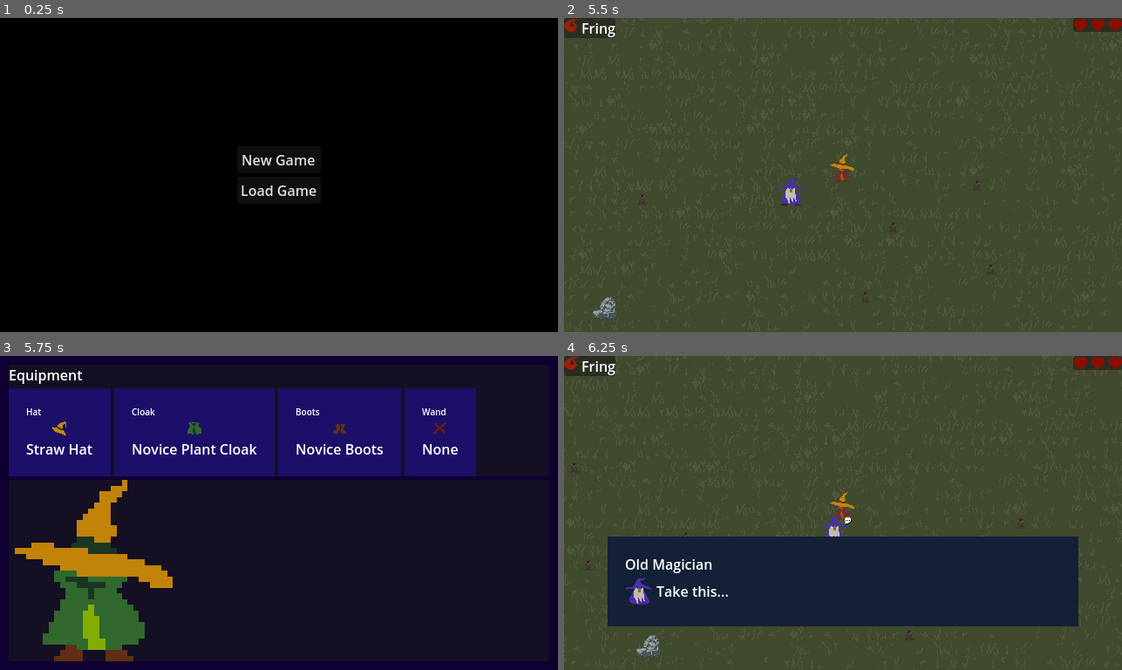
Above: before the commit, frames 1-4 (two rows, left to right).
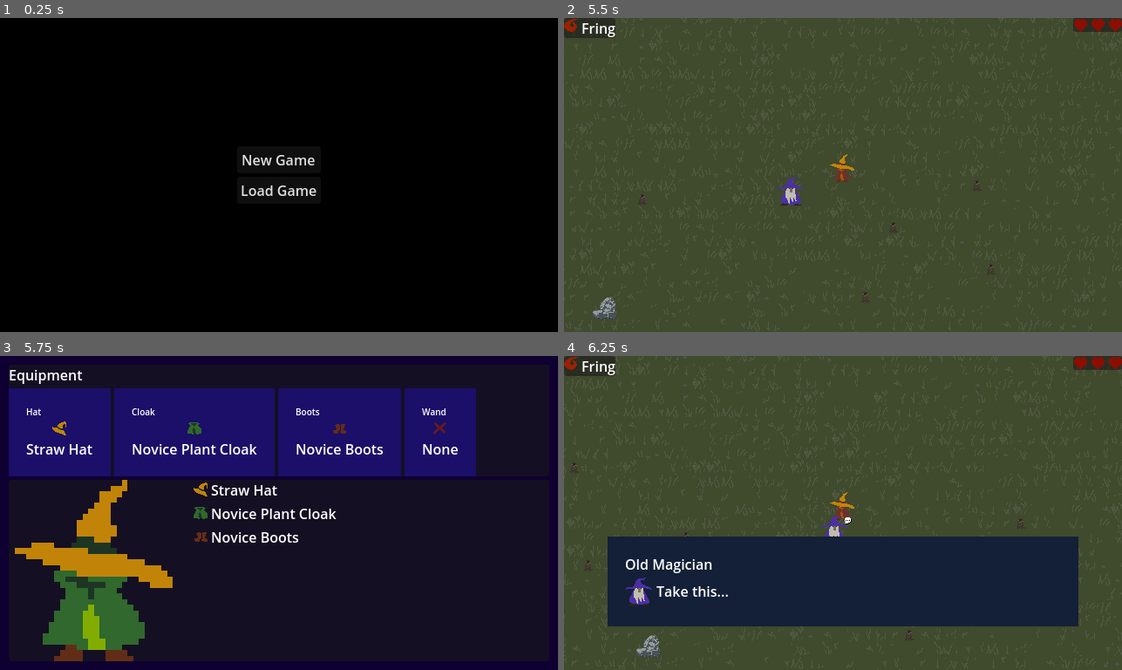
Above: after the commit, the same moments.

Repository: goshdarnheck/witchy-woods
Game: Godot game, scene res://main.tscn
Two runs of this game, one before a commit and one after it. Both use one fixed random seed, a clock stepped at 60 frames per second and the inputs below.
Inputs:
- Up to frame 1 (0.25 s): no input
- Up to frame 2 (5.5 s): click "New Game" at 0.5 s; click "AWAKEN" at 1.25 s; tap Enter at 2 s; hold D (right) 2.03-2.78 s; tap Space (action) at 2.1, 3.6, 5.1 s; hold S (down) 2.78-3.53 s; tap E (speak) at 2.85, 4.35 s; hold D (right) 3.53-4.28 s; hold W (up) 4.28-5.03 s; hold A (left) from 5.03 s (still down)
- Up to frame 3 (5.75 s): keep holding A (left); tap Tab (inventory) at 5.65 s
- Up to frame 4 (6.25 s): keep holding A (left); tap E (speak) at 5.85 s

Frames 1-2 are identical in both runs. In frame 3, 1.0% of the frame differs, in the area x 34-61%, y 40-60%; in frame 4, nothing differs.

Commit message:
List items in inventory

Diff:
--- a/manager.gd
+++ b/manager.gd
@@ -120,7 +120,6 @@
 	Overlay.add_child(instance);
 
 	if content:
-		print(content)
 		instance.setContent(content);
 
 func _clear_overlay():
--- a/ui/Inventory.gd
+++ b/ui/Inventory.gd
@@ -5,6 +5,22 @@
 	set_equip("cloak", content.equipment.cloak);
 	set_equip("boots", content.equipment.boots);
 	set_equip("wand", content.equipment.wand);
+
+	set_inventory_list(content.inventory);
+
+func set_inventory_list(inventory):
+	var item_scene = load("res://ui/bits/inv_list_item.tscn");
+	var node = find_child("Items");
+
+	for i in range(0, node.get_child_count()):
+		node.get_child(i).queue_free();
+
+	for cat in inventory:
+		for item in inventory[cat]:
+			var instance = item_scene.instantiate();
+			instance.find_child("Name").text = item.name;
+			instance.find_child("Icon").texture = load("res://textures/" + item.image);
+			node.add_child(instance);
 
 func set_equip(type, item):
 	if item and "type" in item and type == item.type:
--- /dev/null
+++ b/ui/bits/inv_list_item.tscn
@@ -0,0 +1,17 @@
+[gd_scene load_steps=2 format=3 uid="uid://jnq8t8ao2xa5"]
+
+[ext_resource type="Texture2D" uid="uid://dby20g081si1x" path="res://textures/x-16.png" id="1_pltp1"]
+
+[node name="InvListItem" type="HBoxContainer"]
+
+[node name="Icon" type="TextureRect" parent="."]
+layout_mode = 2
+size_flags_horizontal = 4
+size_flags_vertical = 4
+texture = ExtResource("1_pltp1")
+stretch_mode = 2
+
+[node name="Name" type="Label" parent="."]
+layout_mode = 2
+text = "Item Name
+"
--- a/ui/inventory.tscn
+++ b/ui/inventory.tscn
@@ -1,9 +1,10 @@
-[gd_scene load_steps=6 format=3 uid="uid://c4kq6w0a3clwt"]
+[gd_scene load_steps=7 format=3 uid="uid://c4kq6w0a3clwt"]
 
 [ext_resource type="Script" path="res://ui/Inventory.gd" id="1_4k2u2"]
 [ext_resource type="StyleBox" uid="uid://bkauimjeafhoj" path="res://ui/bits/panel-style.tres" id="2_6ifre"]
 [ext_resource type="Texture2D" uid="uid://dby20g081si1x" path="res://textures/x-16.png" id="3_neiad"]
 [ext_resource type="Texture2D" uid="uid://dcaps0fabgh5d" path="res://textures/plant-player.png" id="4_4r6u5"]
+[ext_resource type="PackedScene" uid="uid://jnq8t8ao2xa5" path="res://ui/bits/inv_list_item.tscn" id="5_007qe"]
 
 [sub_resource type="StyleBoxFlat" id="StyleBoxFlat_3tgxs"]
 bg_color = Color(0.054902, 0, 0.192157, 1)
@@ -141,8 +142,22 @@
 layout_mode = 2
 size_flags_vertical = 3
 
-[node name="TextureRect" type="TextureRect" parent="HBoxContainer/Player"]
+[node name="HBoxContainer" type="HBoxContainer" parent="HBoxContainer/Player"]
+layout_mode = 2
+
+[node name="TextureRect" type="TextureRect" parent="HBoxContainer/Player/HBoxContainer"]
 texture_filter = 1
 layout_mode = 2
 texture = ExtResource("4_4r6u5")
+expand_mode = 2
 stretch_mode = 4
+
+[node name="ScrollContainer" type="ScrollContainer" parent="HBoxContainer/Player/HBoxContainer"]
+layout_mode = 2
+size_flags_horizontal = 3
+
+[node name="Items" type="VBoxContainer" parent="HBoxContainer/Player/HBoxContainer/ScrollContainer"]
+layout_mode = 2
+
+[node name="InvItem" parent="HBoxContainer/Player/HBoxContainer/ScrollContainer/Items" instance=ExtResource("5_007qe")]
+layout_mode = 2
